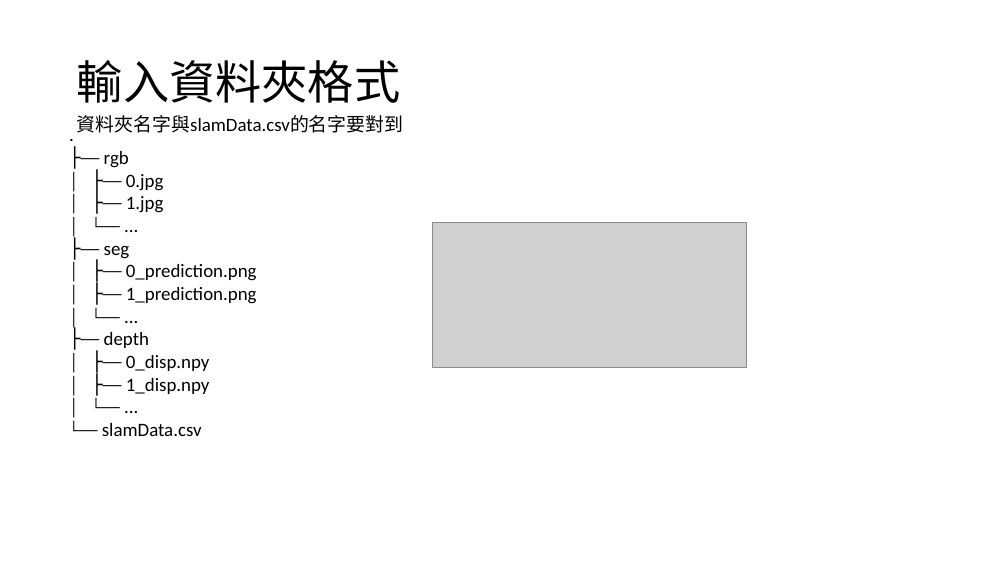
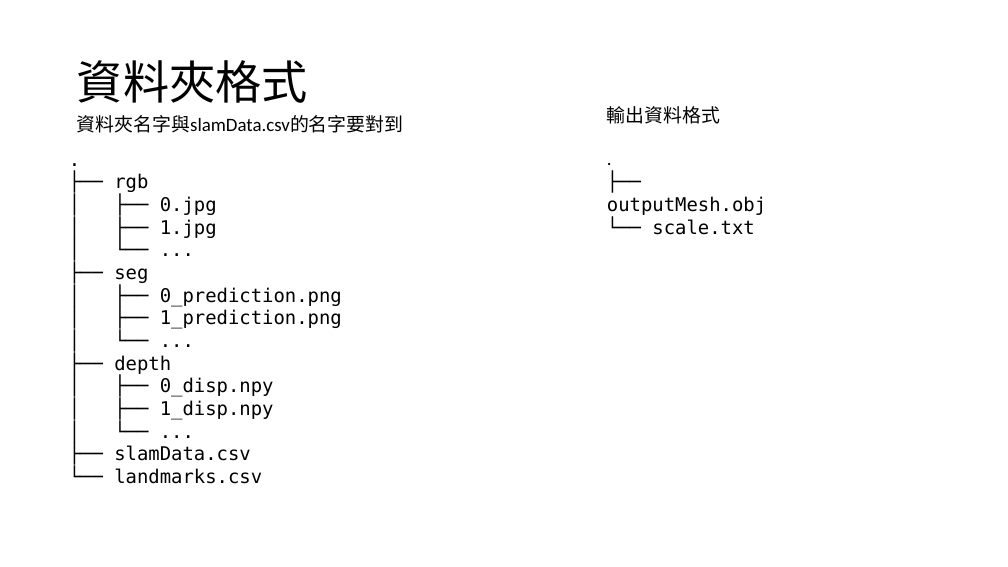
Before and after one commit to dada97/MeshReconstruction_SLAM, a slide deck: slide 22 of 說明文件.pptx. Drawn at 1008x567 pixels with LibreOffice and Linux fonts; fonts in the diff are those of the drawing; grey boxes stand for pictures; background and template pictures are left out. Boxes give left, top, right and bottom in pixels: in the first picture for what was removed or moved away, otherwise in the second. Text is boxed around its words. In the diff, an @@ line names an element or a change of style, - is before the commit and + after.

```diff
--- a/說明文件.pptx
+++ b/說明文件.pptx
@@ title at bbox=[77, 60, 308, 103]: text changed @@
-輸入資料夾格式
+資料夾格式
@@ text added at bbox=[607, 106, 720, 124], 18 pt, text #000000 @@
+輸出資料格式
@@ text ".": place and size @@
-text "." at bbox=[102, 151, 257, 436]
+text "." at bbox=[114, 173, 342, 484]
@@ text at bbox=[114, 173, 342, 420]: font Calibri to DejaVu Sans Mono in ".", "├── rgb", "│ ├── 0.jpg", "│ ├── 1.jpg" and 9 more places @@
@@ text added at bbox=[607, 196, 766, 235], 18 pt, text #000000 @@
+.
+├── outputMesh.obj
+└── scale.txt
@@ picture removed at bbox=[433, 222, 746, 368] @@
@@ text at bbox=[114, 445, 262, 484]: text changed; font Calibri to DejaVu Sans Mono @@
-└── slamData.csv
+├── slamData.csv
+└── landmarks.csv
```
Also in this commit, not shown: 3 other slides changed, 2 other files.
